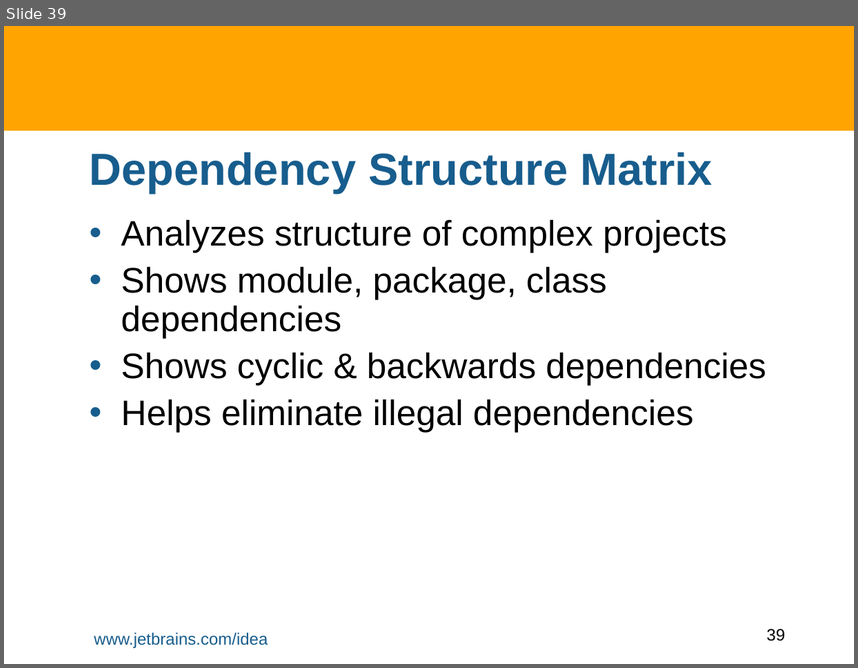
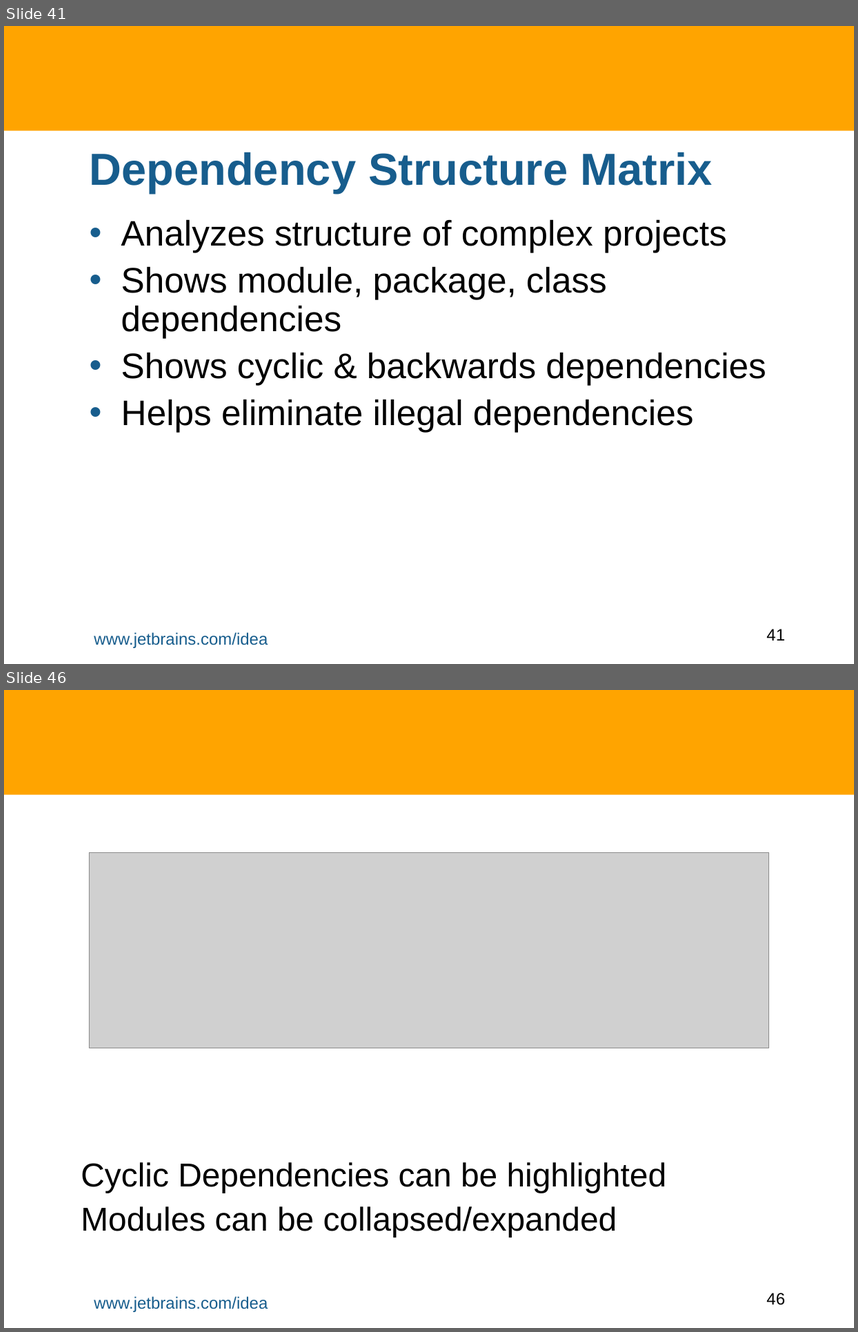
Before and after one commit to HamletDRC/presentations, a slide deck: staticanalysis/StaticAnalysisInIDEA.odp. Shown one above the other, each under a label of ours: slide 39 before the commit, slides 41 and 46 after it; the slides between them are not shown. The pictures are 858x668 and 858x1332 pixels, drawn with LibreOffice and Linux fonts; fonts in the diff are those of the drawing; grey boxes stand for pictures; background and template pictures are left out. Boxes give left, top, right and bottom in pixels: in the first picture for what was removed or moved away, otherwise in the second. Text is boxed around its words. In the diff, an @@ line names an element or a change of style, - is before the commit and + after.

```diff
--- a/staticanalysis/StaticAnalysisInIDEA.odp
+++ b/staticanalysis/StaticAnalysisInIDEA.odp
@@ slide 46 added at (4, 690, 854, 1328), background #FFFFFF; not listed: 3 template elements that a slide beside it also shows @@
@@ picture added at (89, 852, 769, 1048) @@
@@ subtitle added at (81, 1162, 667, 1236), 28 pt, text #000000 @@
+Cyclic Dependencies can be highlighted
+Modules can be collapsed/expanded
@@ what was slide 39 is now slide 41 @@
@@ page number at (766, 628, 785, 640): text changed @@
-39
+41
```
Also in this commit, not shown: 7 slides changed, 6 other slides added, 1 slide removed, 2 other files.
